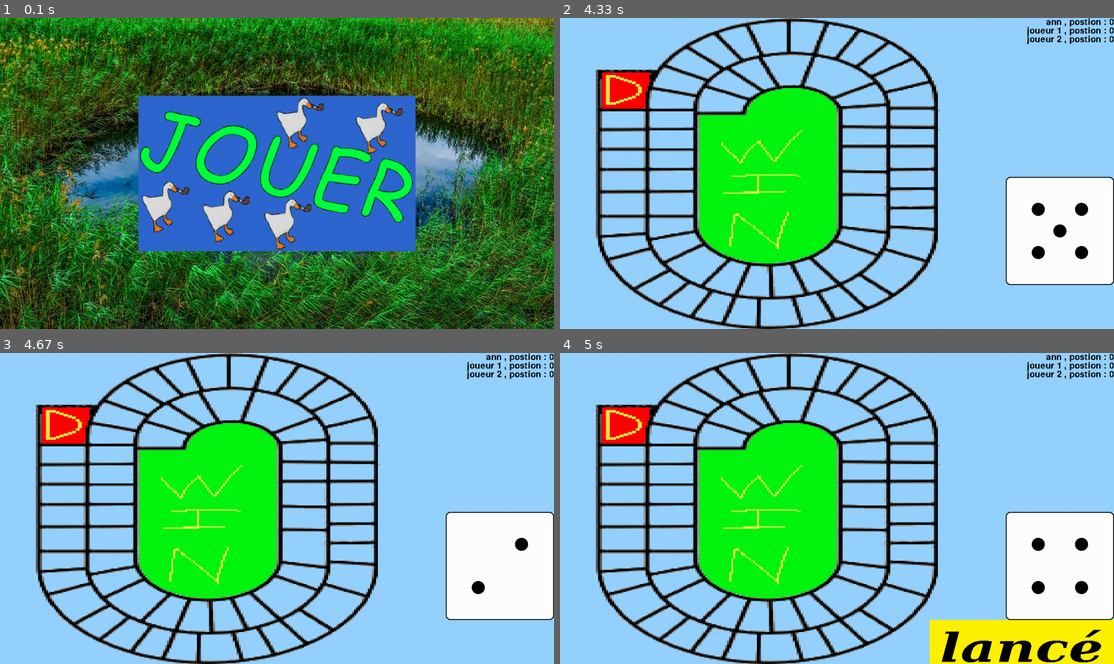
Above: before the commit, frames 1-4 (two rows, left to right).
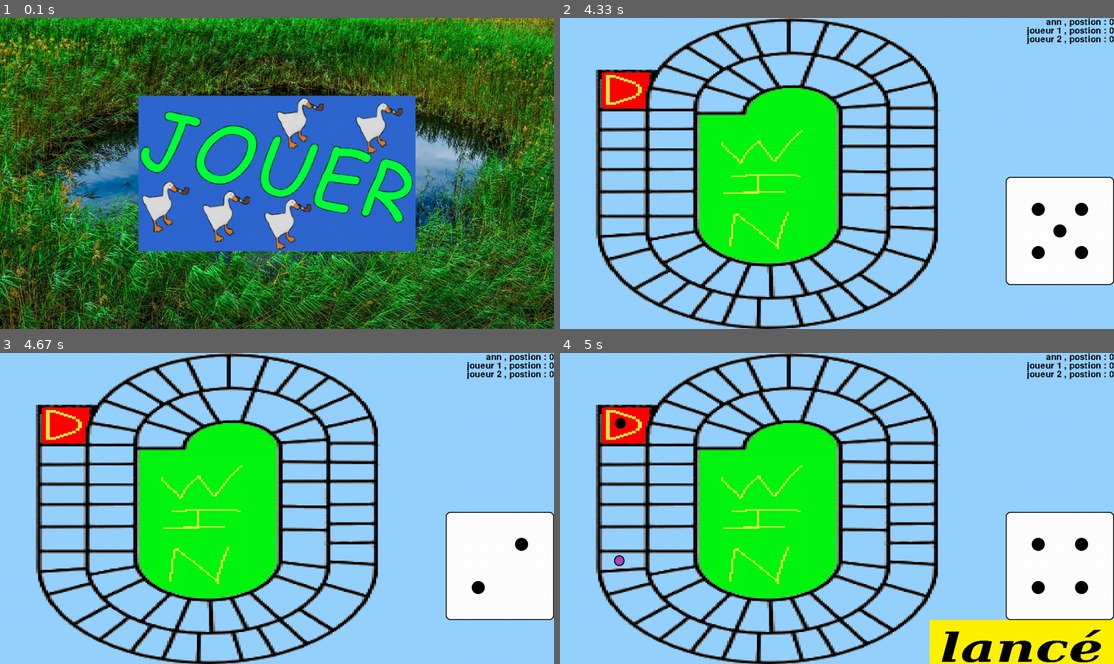
Above: after the commit, the same moments.

Repository: chokinyan/nsi-projet
Game: pygame game, started from projet nsi/projet.py
Two runs of this game, one before a commit and one after it. Both use one fixed random seed, a clock stepped at 60 frames per second and the inputs below.
Inputs (mouse positions are in pixels of both pictures, inside the frame that each line leads up to):
- Up to frame 1 (0.1 s): no input
- Up to frame 2 (4.33 s): click (837, 173) at 0.38 s; click (632, 142) at 0.72 s; click (859, 210) at 1.05 s; type "ann" at 1.33 s; tap Enter at 1.67 s; click (1019, 307) at 1.95 s
- Up to frame 3 (4.67 s): no input
- Up to frame 4 (5 s): no input

Frames 1-3 are identical in both runs. In frame 4, 0.1% of the frame differs, in the area x 9-12%, y 20-69%.

Commit message:
Update projet.py

Diff:
--- a/projet nsi/projet.py
+++ b/projet nsi/projet.py
@@ -266,8 +266,9 @@
                 dée_sound.play()
                 pyg.time.wait(300)
                 #Son\dée\test.mp3
-                if joueur != None:
-                    joueur[0].new_position()
+            if joueur != None:
+                joueur[0].new_position()
+                self.pion()
 
     def test(self) -> None:
         self.disp.clear()
